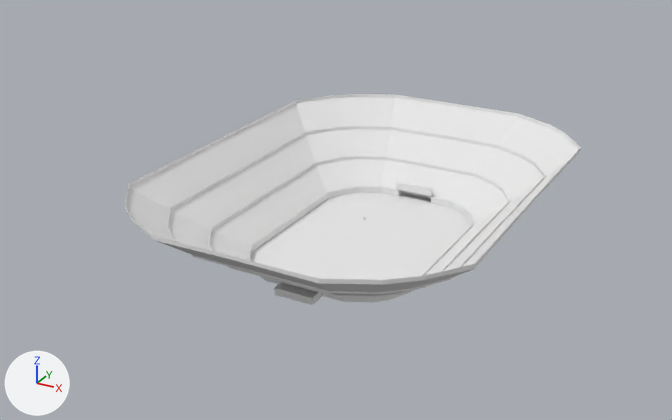
The Blender file media/trunk/tracks/soccer_field/dummy_soccer.blend: old version first, new version second.
One viewpoint serves both versions: a 50 mm camera at (206.0, -406.0, 218.0) aimed at (-13.0, -9.0, 19.0). Lighting does not change. The marker at lower left points along +X, +Y and +Z. The first picture is the older version.

In view in the first picture: 'Cube', 'Cube.001', 'ground', 'stadium', 'stadium_structure'.
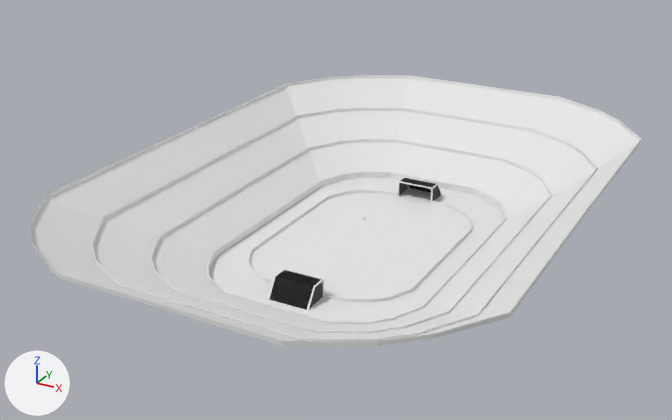
Changed parts and their boxes [x1, y1, x2, y2] in the pictures (672 x 420 px):
'stadium', rescaled (34% wider, 32% taller): before [125, 97, 579, 296]; after [31, 78, 639, 341]
'ground', rescaled: before [250, 193, 471, 280]; after [209, 178, 503, 321]
'stadium_structure.002', added: after [30, 75, 641, 346]
'stadium_structure', deleted: before [124, 94, 581, 305]
'goal_web_2', added: after [269, 270, 323, 310]
'stadium_structure.003', added: after [249, 190, 473, 302]
'goal_web_2.001', added: after [399, 178, 441, 201]
'Cube', deleted: before [396, 181, 432, 196]
'goal_structure_2', added: after [268, 268, 324, 310]
'goal_structure_1', added: after [398, 177, 442, 203]
'Cube.001', deleted: before [283, 268, 323, 279]

What changed in the scene script:
```text
Add img_goal_png:
    img_goal_png = load_image('goal.png', 'textures/goal.png', 64, 64, 'sRGB')
Add mat_m_default_002:
    mat_m_default_002 = diffuse_material('m_default.002')
    mat_m_default_002.base_color = (0.8, 0.8, 0.8)  # white #e7e7e7
Add mat_goal_png:
    mat_goal_png = principled_material('goal.png')
    mat_goal_png.texture = img_goal_png
Add me_stadium1_002:
    me_stadium1_002.from_pydata(...)  # 448 vertices, 356 faces; spans x -91.0..91.0, y -122.0..122.0, z 0.0..44.0
    me_stadium1_002.materials.append(mat_m_default_002)  # its picture is missing
Add me_goal_web_2:
    me_goal_web_2.from_pydata(...)  # 147 vertices, 72 faces; spans x -10.0..10.0, y 0.2..14.7, z -0.1..9.4
    me_goal_web_2.materials.append(mat_goal_png)  # picture img_goal_png
Add me_goal_web_2_002:
    me_goal_web_2_002.from_pydata(...)  # 98 vertices, 48 faces; spans x -10.0..10.0, y 0.2..14.7, z -0.1..9.4
    me_goal_web_2_002.materials.append(mat_goal_png)  # picture img_goal_png
Add me_goal_structure_2:
    me_goal_structure_2.from_pydata(...)  # 184 vertices, 176 faces; spans x -10.5..10.5, y -0.4..15.0, z 0.0..9.8
Add me_goal_structure:
    me_goal_structure.from_pydata(...)  # 184 vertices, 176 faces; spans x -10.5..10.5, y -0.4..15.0, z 0.0..9.8
Add me_stadium1_003:
    me_stadium1_003.from_pydata(...)  # 64 vertices, 30 faces; spans x -40.2..40.2, y -64.5..64.5, z 0.0..1.7
    me_stadium1_003.materials.append(mat_m_default_002)  # its picture is missing
Remove ob_cube_001:
    ob_cube_001 = bpy.data.objects.new('Cube.001', me_cube_001)
    ob_cube_001.location = (-0.8, -64.2, 6.6)
    ob_cube_001.scale = (11.4, 0.846, 2.25)
Remove ob_cube:
    ob_cube = bpy.data.objects.new('Cube', me_cube)
    ob_cube.location = (-0.8, 65.3, 6.6)
    ob_cube.scale = (11.4, 0.846, 2.25)
Change ob_stadium:
    ob_stadium.scale: (1.0, 1.0, 1.0) -> (1.28, 1.38, 1.0)
Change ob_ground:
    ob_ground.scale: (1.0, 1.0, 1.0) -> (1.28, 1.38, 1.0)
Remove ob_stadium_structure:
    ob_stadium_structure = bpy.data.objects.new('stadium_structure', me_stadium1)
    ob_stadium_structure.location = (0.0, 0.0, 0.0)
Add ob_stadium_structure_002:
    ob_stadium_structure_002 = bpy.data.objects.new('stadium_structure.002', me_stadium1_002)
    ob_stadium_structure_002.location = (0.0, 0.0, 0.0)
    ob_stadium_structure_002.scale = (1.28, 1.38, 1.0)
Add ob_goal_web_2:
    ob_goal_web_2 = bpy.data.objects.new('goal_web_2', me_goal_web_2)
    ob_goal_web_2.location = (0.0, -64.9, 0.0)
    ob_goal_web_2.rotation_euler = (0.0, 0.0, 3.142)  # degrees (0, 0, 180)
    ob_goal_web_2.scale = (1.08, 1.0, 1.0)
Add ob_goal_web_2_001:
    ob_goal_web_2_001 = bpy.data.objects.new('goal_web_2.001', me_goal_web_2_002)
    ob_goal_web_2_001.location = (0.0, 64.9, 0.0)
    ob_goal_web_2_001.rotation_euler = (0.0, 0.0, 6.283)  # degrees (0, 0, 360)
    ob_goal_web_2_001.scale = (1.08, 1.0, 1.0)
Add ob_goal_structure_2:
    ob_goal_structure_2 = bpy.data.objects.new('goal_structure_2', me_goal_structure_2)
    ob_goal_structure_2.location = (0.0, -64.9, 0.0)
    ob_goal_structure_2.rotation_euler = (0.0, 0.0, 3.142)  # degrees (0, 0, 180)
    ob_goal_structure_2.scale = (1.08, 1.0, 1.0)
Add ob_goal_structure_1:
    ob_goal_structure_1 = bpy.data.objects.new('goal_structure_1', me_goal_structure)
    ob_goal_structure_1.location = (0.0, 64.9, 0.0)
    ob_goal_structure_1.scale = (1.08, 1.0, 1.0)
Add ob_stadium_structure_003:
    ob_stadium_structure_003 = bpy.data.objects.new('stadium_structure.003', me_stadium1_003)
    ob_stadium_structure_003.location = (0.0, 0.0, 0.0)
    ob_stadium_structure_003.scale = (1.14, 1.0, 1.0)
```
